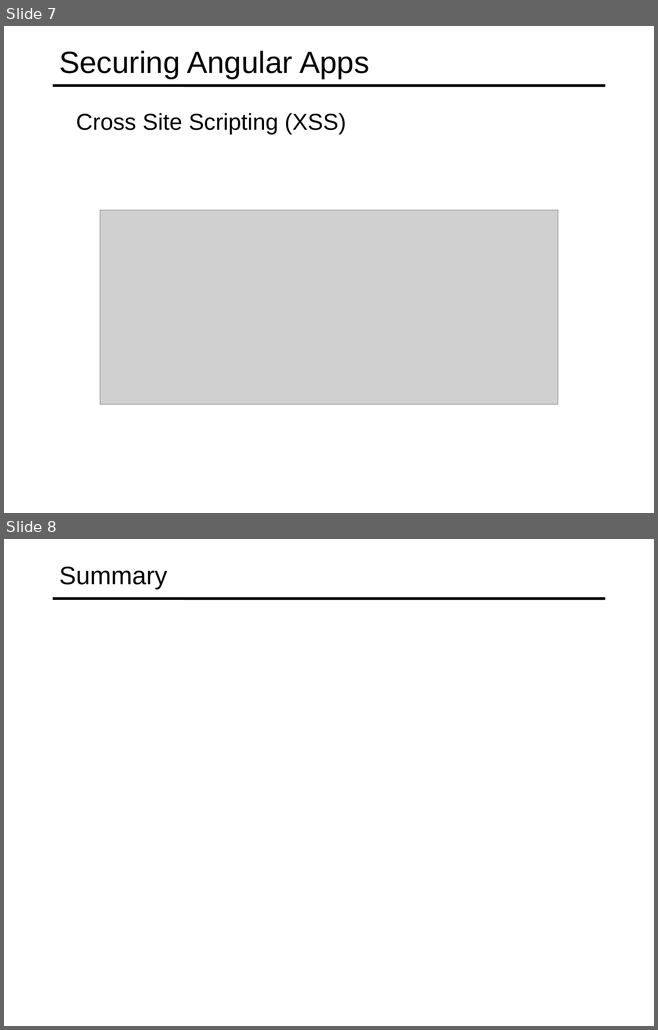
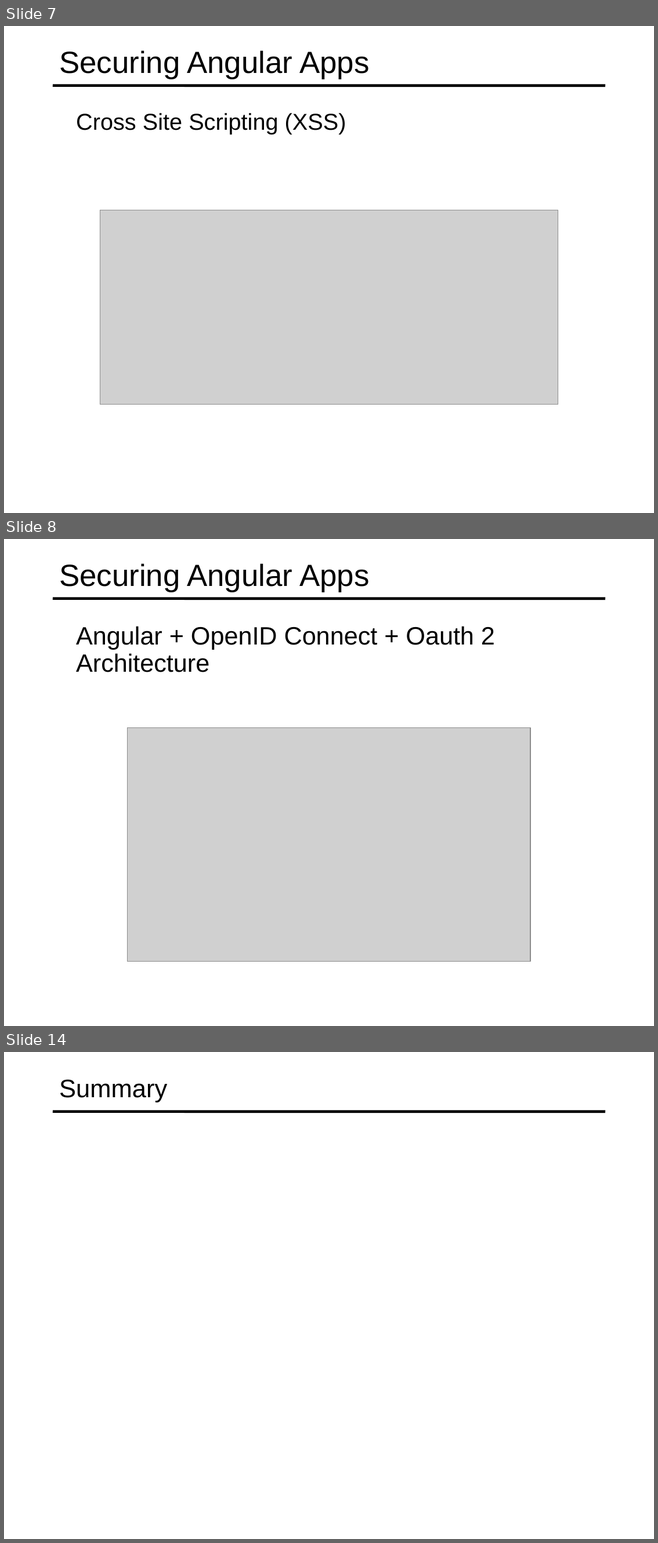
Before and after one commit to specter01wj/Jago_Link_Training, a slide deck: Angular/Interview Lectures/Web Security/Angular_web security.ppt. Shown one above the other, each under a label of ours: slides 7 and 8 before the commit, slides 7, 8 and 14 after it; the slides between them are not shown. The pictures are 658x1030 and 658x1543 pixels, drawn with LibreOffice and Linux fonts; fonts in the diff are those of the drawing; grey boxes stand for pictures. Boxes give left, top, right and bottom in pixels: in the first picture for what was removed or moved away, otherwise in the second. Text is boxed around its words. In the diff, an @@ line names an element or a change of style, - is before the commit and + after.

```diff
--- a/Angular/Interview Lectures/Web Security/Angular_web security.ppt
+++ b/Angular/Interview Lectures/Web Security/Angular_web security.ppt
@@ slide 8 added at box(4, 539, 654, 1026), background #FFFFFF; not listed: 1 template element that a slide beside it also shows @@
@@ title added at box(59, 563, 369, 592), 34 pt, text #000000 @@
+Securing Angular Apps
@@ text added at box(76, 626, 495, 672), 27.8 pt, text #000000 @@
+  Angular + OpenID Connect + Oauth 2 Architecture
@@ picture added at box(128, 728, 530, 962) @@
@@ what was slide 8 is now slide 14 @@
```
Also in this commit, not shown: 1 slide changed, 5 other slides added, 6 other files.
